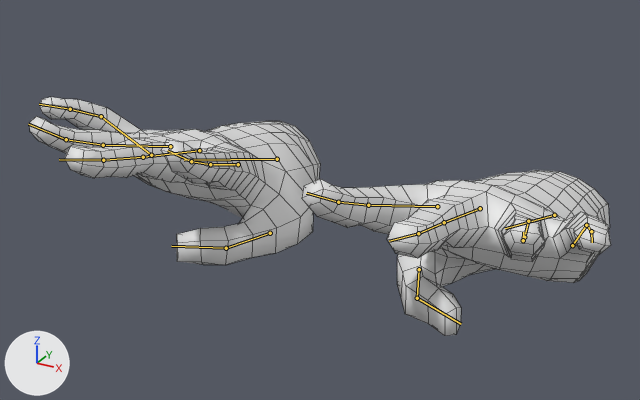
A saved change to the FBX model Assets/Player/Meshes/SK_CharacterHands.fbx.
Before and after are seen from a 50 mm camera at (2.1, -3.82, 2.03) aimed at (-0.03, 0.06, 0.08). Every picture has the same lights, and +X, +Y and +Z are marked at lower left. Both versions are drawn at frame 6 of the action 'FingerFlick'; the numbers are the values there. The bones that bend it are drawn over the model as lines. Mesh edges are drawn as thin lines.

Names of what the first picture shows: 'Hands_Neutral'.
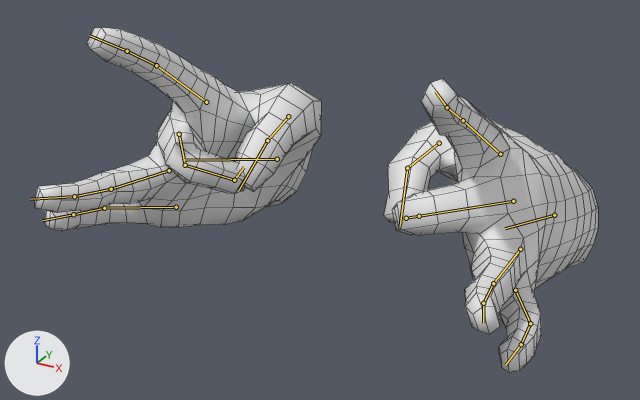
What the commit changed:
Bone 'hand.R' (bone_hand_r) turns from (0, 0, 0) to (1, 70, 1) degrees about its own x, y and z.
Bone 'middle01.R' (bone_middle01_r) turns from (18, 0, 0) to (-22, 0, 0) degrees about its own x, y and z.
Bone 'middle02.R' (bone_middle02_r) turns from (15, 0, -1) to (-89, 0, 0) degrees about its own x, y and z.
Bone 'middle03.R' (bone_middle03_r) turns from (16, 0, 0) to (-47, 1, 0) degrees about its own x, y and z.
Bone 'hand.L' (bone_hand_l) turns from (0, 0, 0) to (1, -70, -1) degrees about its own x, y and z.
Bone 'middle01.L' (bone_middle01_l) turns from (18, 0, 0) to (-22, 0, 0) degrees about its own x, y and z.
Bone 'middle02.L' (bone_middle02_l) turns from (13, 0, 0) to (-89, 0, 0) degrees about its own x, y and z.
Bone 'middle03.L' (bone_middle03_l) turns from (16, 0, 0) to (0, 0, 0) degrees about its own x, y and z.

Where the change shows, as pixel boxes (x1, y1, x2, y2) in the pictures (640 x 400 px):
'Hands_Neutral', posed (44% taller): before (29, 97, 611, 336); after (35, 27, 598, 372)
bone 'middle01.R', root to tip: before (199, 150) to (143, 157); after (179, 134) to (185, 165)
bone 'middle02.R', root to tip: before (143, 157) to (103, 160); after (185, 165) to (234, 180)
bone 'middle03.R', root to tip: before (103, 160) to (59, 159); after (234, 180) to (244, 167)
bone 'middle01.L', root to tip: before (480, 208) to (444, 222); after (513, 201) to (419, 216)
bone 'middle02.L', root to tip: before (444, 222) to (418, 233); after (419, 216) to (406, 218)
bone 'middle03.L', root to tip: before (418, 233) to (389, 241); after (406, 218) to (406, 217)
